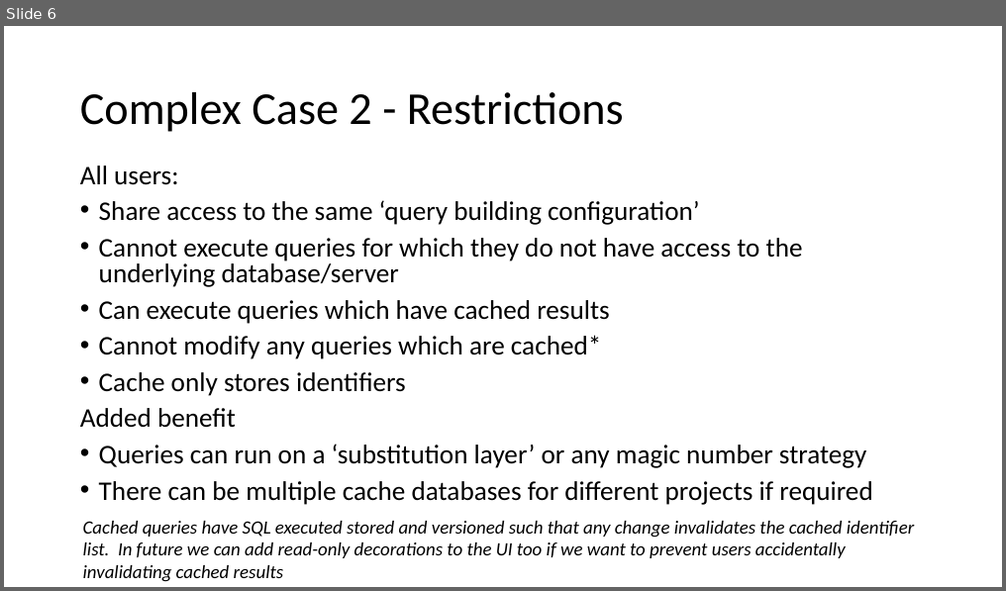
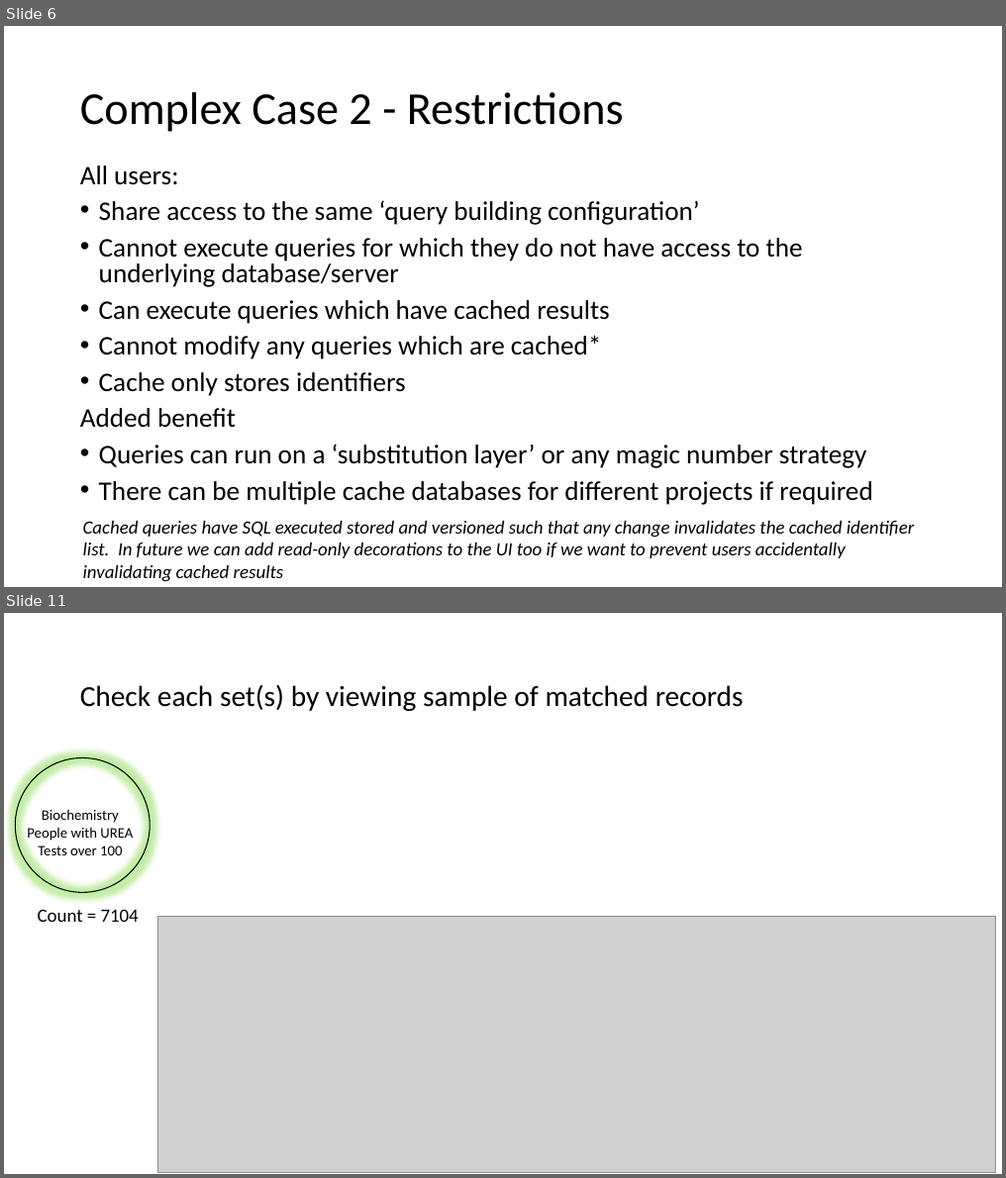
Before and after one commit to HicServices/RDMP, a slide deck: Documentation/CohortGeneration.pptx. Shown one above the other, each under a label of ours: slide 6 before the commit, slides 6 and 11 after it; the slides between them are not shown. The pictures are 1006x591 and 1006x1178 pixels, drawn with LibreOffice and Linux fonts; fonts in the diff are those of the drawing; grey boxes stand for pictures. Boxes give left, top, right and bottom in pixels: in the first picture for what was removed or moved away, otherwise in the second. Text is boxed around its words. In the diff, an @@ line names an element or a change of style, - is before the commit and + after.

```diff
--- a/Documentation/CohortGeneration.pptx
+++ b/Documentation/CohortGeneration.pptx
@@ slide 11 added at (4, 613, 1002, 1174), background #FFFFFF @@
@@ title added at (80, 684, 744, 711), 28 pt, text #000000 @@
+Check each set(s) by viewing sample of matched records
@@ ellipse added at (15, 759, 150, 893), outline #000000 1 pt @@
@@ text added at (27, 810, 133, 856), 14 pt, text #000000 @@
+Biochemistry
+People with UREA
+Tests over 100
@@ text added at (38, 909, 139, 922), 18 pt, text #000000 @@
+Count = 7104
@@ picture added at (157, 917, 995, 1173) @@
```
Also in this commit, not shown: 8 other slides added.
